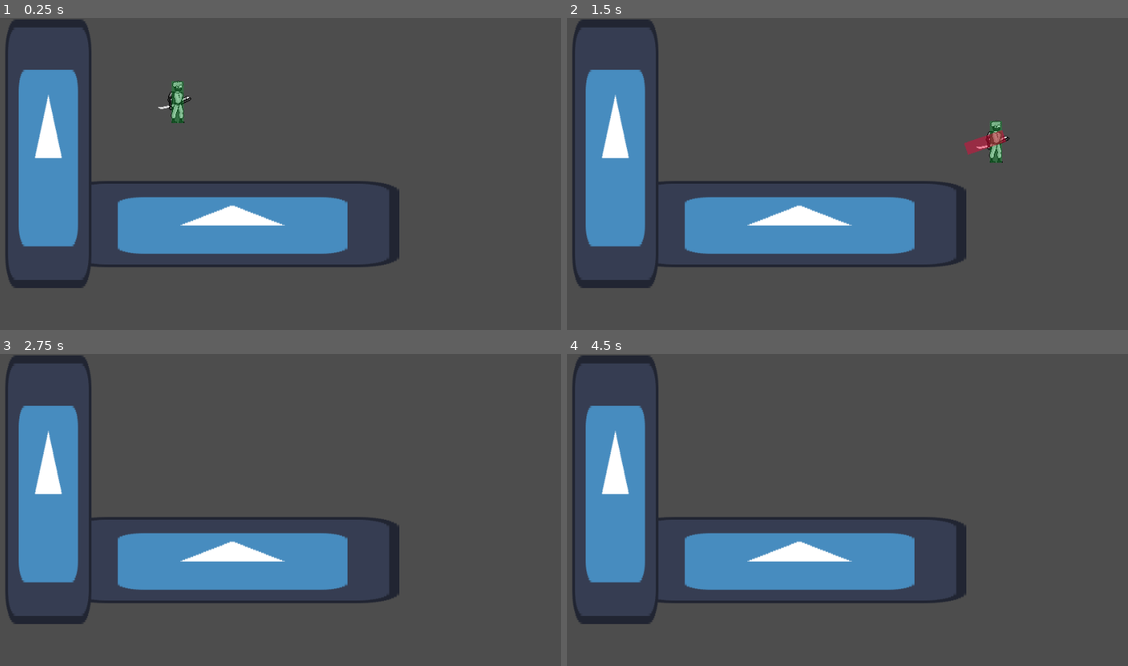
Above: before the commit, frames 1-4 (two rows, left to right).
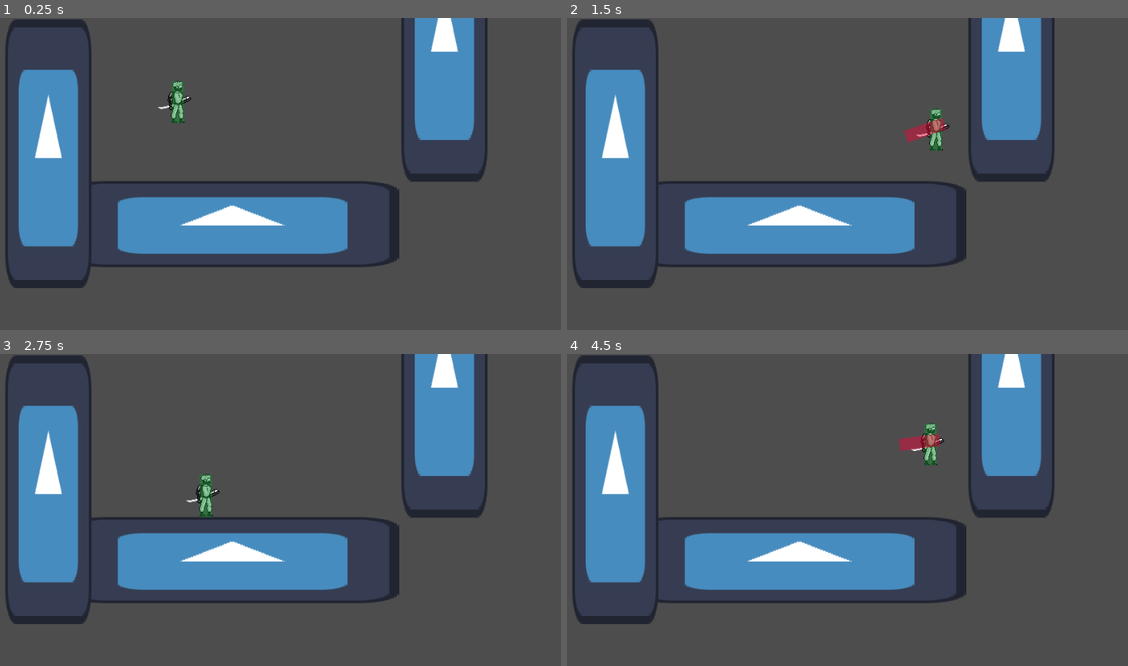
Above: after the commit, the same moments.

Repository: Dkoplik/Paint-it-Black
Game: Godot game, scene res://movement_test/movement_test.tscn
Two runs of this game, one before a commit and one after it. Both use one fixed random seed, a clock stepped at 60 frames per second and the inputs below. This scene is started directly instead of the project's main scene. The engine's default icon, where the game draws it, is replaced by a stand-in: a white triangle on a blue panel in a dark square.
Inputs (mouse positions are in pixels of both pictures, inside the frame that each line leads up to):
- Up to frame 1 (0.25 s): no input
- Up to frame 2 (1.5 s): move the mouse to (948, 180) at 0.52 s; press the mouse at (948, 180) at 0.53 s; hold D (move_right) from 0.53 s (still down); tap Space (jump) at 0.77 s; move the mouse to (673, 217) at 1.27 s; release the mouse at (673, 217) at 1.28 s; click (673, 217) at 1.35 s
- Up to frame 3 (2.75 s): tap Space (jump) at 1.52 s; move the mouse to (302, 456) at 2.02 s; release D (move_right) at 2.03 s; press the mouse at (302, 456) at 2.03 s; hold A (move_left) from 2.03 s (still down)
- Up to frame 4 (4.5 s): move the mouse to (774, 609) at 2.77 s; release A (move_left) at 2.78 s; release the mouse at (774, 609) at 2.78 s; hold D (move_right) 2.78-4.28 s; click (774, 609) at 2.85 s; tap Space (jump) at 3.02, 3.77 s; move the mouse to (998, 591) at 3.52 s; press the mouse at (998, 591) at 3.53 s; move the mouse to (611, 481) at 4.27 s; release the mouse at (611, 481) at 4.28 s; hold A (move_left) from 4.28 s (still down); click (611, 481) at 4.35 s

The runs differ from the first frame. In frame 1, 5.0% of the frame differs, in the area x 71-87%, y 0-53%; in frame 2, 5.8%, in the area x 60-87%, y 0-53%; in frame 3, 5.4%; in frame 4, 5.5%.

Commit message:
Добавил правую стену для проверки прыжка от неё
Вроде как всё работает, а проблема со стеной на test_level

Diff:
--- a/Paint-it-Black/movement_test/movement_test.tscn
+++ b/Paint-it-Black/movement_test/movement_test.tscn
@@ -13,3 +13,6 @@
 [node name="Player" parent="." instance=ExtResource("2_aohav")]
 position = Vector2(392, 98)
 collision_mask = 1
+
+[node name="Wall2" parent="." instance=ExtResource("2_i7y3q")]
+position = Vector2(588, -158)
